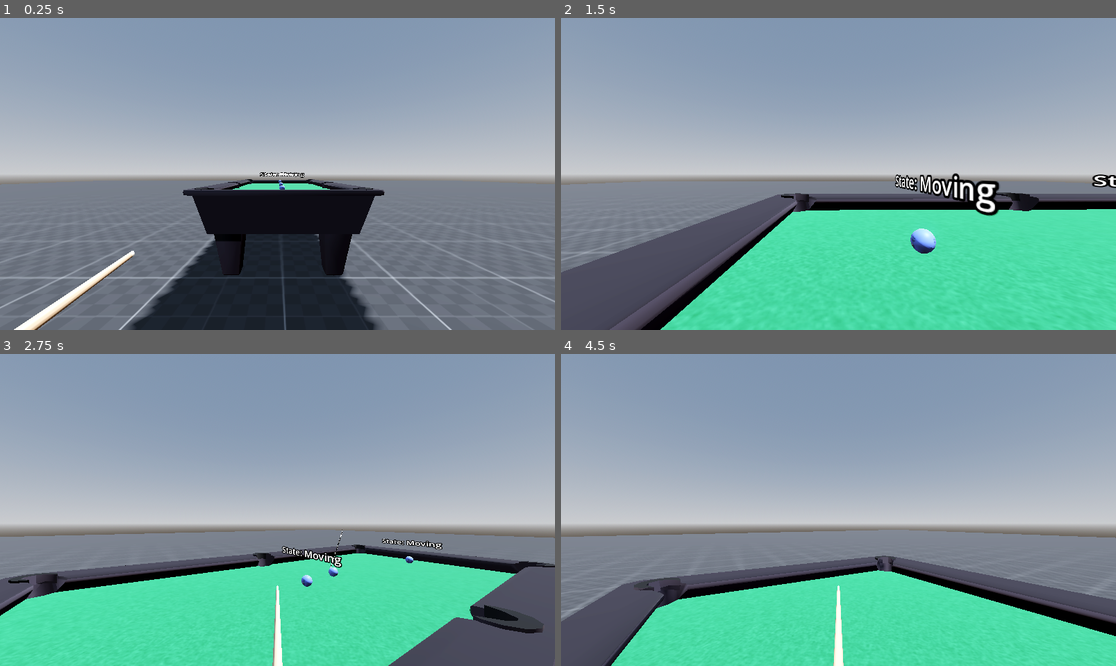
Above: before the commit, frames 1-4 (two rows, left to right).
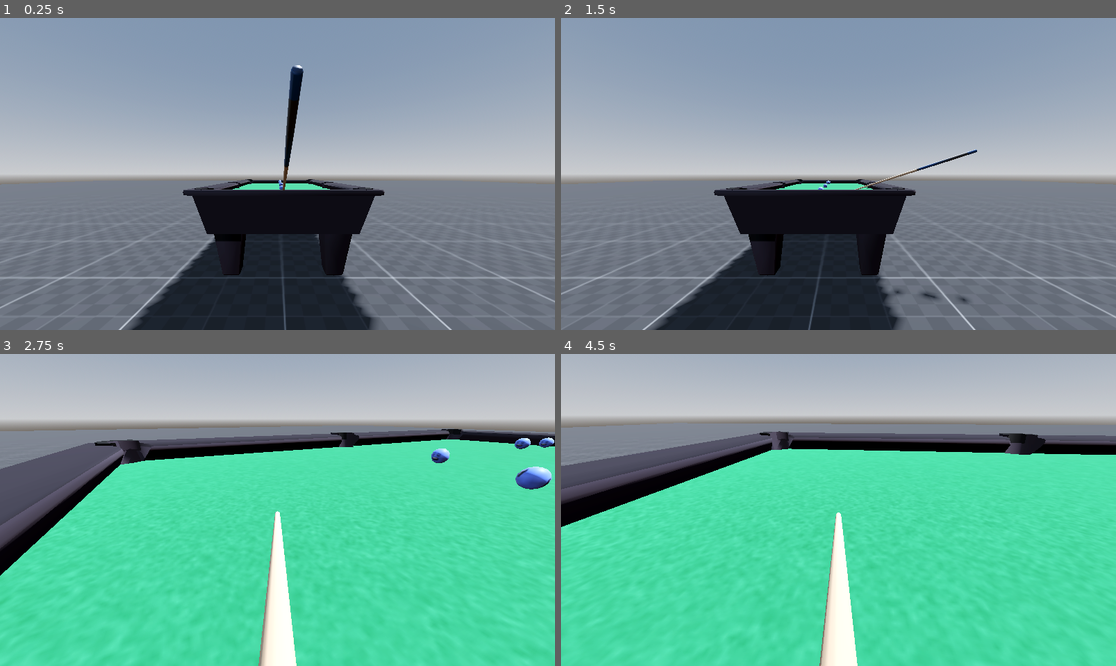
Above: after the commit, the same moments.

Repository: maximosdrr/9-die
Game: Godot game, scene res://Main.tscn
Two runs of this game, one before a commit and one after it. Both use one fixed random seed, a clock stepped at 60 frames per second and the inputs below.
Inputs (mouse positions are in pixels of both pictures, inside the frame that each line leads up to):
- Up to frame 1 (0.25 s): no input
- Up to frame 2 (1.5 s): move the mouse to (960, 158) at 0.52 s; hold D (move_right) 0.53-1.28 s; right-click (960, 158) at 0.6 s; click (960, 158) at 0.67 s; move the mouse to (810, 174) at 1.27 s; hold W (move_forward) from 1.28 s (still down); right-click (810, 174) at 1.35 s
- Up to frame 3 (2.75 s): keep holding W (move_forward); move the mouse to (288, 503) at 2.02 s; tap Shift (can_strike) at 2.1 s; right-click (288, 503) at 2.3 s
- Up to frame 4 (4.5 s): keep holding W (move_forward); move the mouse to (832, 516) at 2.77 s; right-click (832, 516) at 2.85 s; move the mouse to (877, 513) at 3.52 s; right-click (877, 513) at 3.6 s; move the mouse to (794, 506) at 4.27 s; tap Shift (can_strike) at 4.35 s

The runs differ from the first frame. In frame 1, 1.7% of the frame differs, in the area x 2-68%, y 15-100%; in frame 2, 41%; in frame 3, 77%; in frame 4, 81%, in the area x 0-100%, y 0-100%.

Commit message:
feat: add aim scene

Diff:
--- /dev/null
+++ b/Features/Aim/Aim.gd
@@ -0,0 +1,8 @@
+class_name Aim extends Node3D
+
+@onready var camera_pivot: CameraPivot = $CameraPivot
+@onready var camera: Camera3D = $CameraPivot/Camera3D
+@onready var poolstick: Poolstick = $CameraPivot/Camera3D/Poolstick
+
+#func _process(_delta):
+	#poolstick.position.x = camera_pivot.rotation.y
--- /dev/null
+++ b/Features/Aim/Aim.tscn
@@ -0,0 +1,21 @@
+[gd_scene load_steps=4 format=3 uid="uid://dljdykw1pmeq7"]
+
+[ext_resource type="Script" uid="uid://dlcn4h42epso5" path="res://Features/Aim/Aim.gd" id="1_lfw7f"]
+[ext_resource type="Script" uid="uid://b2jkrngg2mldq" path="res://Core/CameraPivot/CameraPivot.gd" id="1_nyqnu"]
+[ext_resource type="PackedScene" uid="uid://dr4okuny0mqw0" path="res://Features/Poolstick/Poolstick.tscn" id="2_lfw7f"]
+
+[node name="Aim" type="Node3D"]
+script = ExtResource("1_lfw7f")
+metadata/_custom_type_script = "uid://dlcn4h42epso5"
+
+[node name="CameraPivot" type="Node3D" parent="." node_paths=PackedStringArray("camera")]
+transform = Transform3D(1, 0, 0, 0, 0.98162717, 0.190809, 0, -0.190809, 0.98162717, 0, 0.069, 0)
+script = ExtResource("1_nyqnu")
+camera = NodePath("Camera3D")
+metadata/_custom_type_script = "uid://b2jkrngg2mldq"
+
+[node name="Camera3D" type="Camera3D" parent="CameraPivot"]
+current = true
+
+[node name="Poolstick" parent="CameraPivot/Camera3D" instance=ExtResource("2_lfw7f")]
+transform = Transform3D(1, 0, 0, 0, 0.17605399, 0.9843804, 0, -0.9843804, 0.17605399, 0, -0.2655713, 1.0465544)
--- a/Features/Balls/Ball.tscn
+++ b/Features/Balls/Ball.tscn
@@ -24,11 +24,9 @@
 
 [node name="Label3D" type="Label3D" parent="."]
 transform = Transform3D(0.41786087, 0, 0, 0, 0.29796404, 0, 0, 0, 1, 0, 0.13728881, 0)
+visible = false
 text = "XXXXXX
 XXXX"
-
-[node name="PoolstickRespawnPosition" type="Marker3D" parent="."]
-transform = Transform3D(1, 0, 0, 0, 1, 0, 0, 0, 1, 0, 0.0077421963, 0.22034985)
 
 [node name="StateMachine" type="Node3D" parent="."]
 script = ExtResource("2_eusg5")
--- a/Features/Player/Player.tscn
+++ b/Features/Player/Player.tscn
@@ -1,9 +1,8 @@
-[gd_scene load_steps=9 format=3 uid="uid://dq4mwkkjaq18o"]
+[gd_scene load_steps=8 format=3 uid="uid://dq4mwkkjaq18o"]
 
 [ext_resource type="Script" uid="uid://def4sbadiuagc" path="res://Features/Player/Scripts/Player.gd" id="1_wlwl2"]
 [ext_resource type="Script" uid="uid://b2jkrngg2mldq" path="res://Core/CameraPivot/CameraPivot.gd" id="2_bd6kk"]
 [ext_resource type="Script" uid="uid://c4pej4f3ph1k7" path="res://Core/StateMachine/StateMachine.gd" id="6_4uqpi"]
-[ext_resource type="PackedScene" uid="uid://dr4okuny0mqw0" path="res://Features/Poolstick/Poolstick.tscn" id="6_wlwl2"]
 [ext_resource type="Script" uid="uid://cheubfr7g8jw5" path="res://Features/Player/Scripts/States/Aiming.gd" id="7_yu112"]
 [ext_resource type="Script" uid="uid://dxb8qlkelpfdw" path="res://Features/Player/Scripts/States/Idle.gd" id="8_yu112"]
 
@@ -15,7 +14,7 @@
 
 [node name="Player" type="CharacterBody3D" node_paths=PackedStringArray("poolstick")]
 script = ExtResource("1_wlwl2")
-poolstick = NodePath("Body/CameraPivot/PlayerCamera/Poolstick")
+poolstick = NodePath("")
 metadata/_custom_type_script = "uid://def4sbadiuagc"
 
 [node name="CollisionShape3D" type="CollisionShape3D" parent="."]
@@ -39,10 +38,6 @@
 transform = Transform3D(1.616196, 0, 0, 0, 1.6458532, 0, 0, 0, 2.2275264, 0, -5.9604645e-08, 2.9802322e-08)
 current = true
 
-[node name="Poolstick" parent="Body/CameraPivot/PlayerCamera" node_paths=PackedStringArray("player") instance=ExtResource("6_wlwl2")]
-transform = Transform3D(1, 0, 0, 0, 0.087155834, 1.348266, 0, -0.7360593, 0.08715575, -0.34030536, -0.31455195, 0.60222334)
-player = NodePath("../../../..")
-
 [node name="StateMachine" type="Node3D" parent="."]
 script = ExtResource("6_4uqpi")
 metadata/_custom_type_script = "uid://c4pej4f3ph1k7"
--- a/Features/Player/Scripts/States/Aiming.gd
+++ b/Features/Player/Scripts/States/Aiming.gd
@@ -3,52 +3,23 @@
 class_name PlayerAimingState
 
 @export var player: Player
-@export var poolstick_initial_distance = 0.3
-
-var player_original_parent: Node3D = null
 
 func _init() -> void:
 	self.type = State.Type.AIMING
 
-func _ready() -> void:
-	player_original_parent = player.get_parent()
-
 func enter(_metadata: Dictionary[Variant, Variant]):
+	player.hide()
 	player.set_physics_process(false)
-	player.collision_shape.disabled = true
-	player.reparent(player.table.poolstick_respawn_marker)
-
-	_adjust_positions(true)
-	_setup_camera_pivot(true)
+	player.player_camera.current = false
+	player.table.aim.camera.current = true
+	player.table.aim.camera_pivot.rotation_target = player.table.ball_stop_position
+	player.table.aim.poolstick.cue_ball = player.table.cue_ball
 
 func exit(_metadata: Dictionary[Variant, Variant]):
-	player.set_physics_process(true)
-	player.collision_shape.disabled = false
-	player.reparent(player_original_parent)
-
-	_adjust_positions(false)
-	_setup_camera_pivot(false)
+	player.player_camera.current = true
+	player.table.aim.camera.current = false
 
 func process(_delta: float) -> void:
 	if Input.is_action_just_pressed("aim"):
 		state_machine.change_state(State.Type.IDLE, {})
 		return
-
-func _adjust_positions(state_is_entering: bool):
-	if state_is_entering:
-		player.position = Vector3(0, 0, 1)
-		player.poolstick.position = Vector3(0, -0.3, poolstick_initial_distance)
-		player.poolstick.rotation_degrees = Vector3(-90, 0, 0)
-	else:
-		player.position = Vector3(0, 0, 2)
-		player.poolstick.position = Vector3(-0.55, 0, 0.91)
-		player.poolstick.rotation_degrees = Vector3(-85, 0, 0)
-
-func _setup_camera_pivot(state_is_entering: bool):
-	var table = player.table
-	if state_is_entering:
-		player.camera_pivot.rotation_x_enabled = false
-		player.camera_pivot.rotation_target = table.poolstick_respawn_marker
-	else:
-		player.camera_pivot.rotation_x_enabled = true
-		player.camera_pivot.rotation_target = null
--- a/Features/Poolstick/Scripts/Poolstick.gd
+++ b/Features/Poolstick/Scripts/Poolstick.gd
@@ -1,19 +1,19 @@
 class_name Poolstick extends Node3D
 
 @export var poolstick_body: Node3D
-@export var player: Player
+@export var cue_ball: Ball = null:
+	set(value):
+		cue_ball = value
 
 func _unhandled_input(event: InputEvent) -> void:
 	if event.is_action_released("can_strike"):
 		_execute_strike()
 
 func _execute_strike() -> void:
-	var target_ball = player.table.reference_ball
-
 	var _current_power = 0.6
 	if _current_power <= 0.1:
 		return
 
-	var strike_direction = (target_ball.global_position - poolstick_body.global_position).normalized()
+	var strike_direction = (cue_ball.global_position - poolstick_body.global_position).normalized()
 	strike_direction.y = 0
-	target_ball.strike(strike_direction, _current_power)
+	cue_ball.strike(strike_direction, _current_power)
--- a/Features/Tables/Table.gd
+++ b/Features/Tables/Table.gd
@@ -1,28 +1,29 @@
 class_name Table extends StaticBody3D
 
-@onready var poolstick_respawn_marker: Marker3D = $PoolstickRespawnMarker
+@onready var ball_stop_position: Marker3D = $BallStopPosition
+@onready var aim: Aim = $BallStopPosition/Aim
 
-@export var reference_ball: Ball
+@export var cue_ball: Ball
 @export var stop_speed_threshold: float = 0.05
 
 
 func _physics_process(_delta: float) -> void:
-	if reference_ball == null or poolstick_respawn_marker == null:
+	if cue_ball == null or ball_stop_position == null:
 		return
 
-	if reference_ball.state_machine.current.type == State.Type.IDLE:
+	if cue_ball.state_machine.current.type == State.Type.IDLE:
 		_move_marker_below_ball()
 
 func _move_marker_below_ball() -> void:
-	var origin := reference_ball.global_position
+	var origin := cue_ball.global_position
 	var to := origin + Vector3.DOWN * 10.0
 
 	var params := PhysicsRayQueryParameters3D.create(origin, to)
-	params.exclude = [reference_ball.get_rid()]
+	params.exclude = [cue_ball.get_rid()]
 
 	var hit := get_world_3d().direct_space_state.intersect_ray(params)
 
 	if hit.is_empty():
-		poolstick_respawn_marker.global_position = origin + Vector3.DOWN * 0.2
+		ball_stop_position.global_position = origin + Vector3.DOWN * 0.2
 	else:
-		poolstick_respawn_marker.global_position = hit.position + Vector3.UP * 0.01
+		ball_stop_position.global_position = hit.position + Vector3.UP * 0.01
--- a/Features/Tables/Table.tscn
+++ b/Features/Tables/Table.tscn
@@ -1,7 +1,9 @@
-[gd_scene load_steps=9 format=4 uid="uid://clmvlocym2bdk"]
+[gd_scene load_steps=11 format=4 uid="uid://clmvlocym2bdk"]
 
 [ext_resource type="Texture2D" uid="uid://dmsym4plkr834" path="res://Assets/PoolTable/PoolTable_table_base_color.png" id="1_uhai5"]
 [ext_resource type="Script" uid="uid://c2r67kx8wl0t0" path="res://Features/Tables/Table.gd" id="1_yw68k"]
+[ext_resource type="PackedScene" uid="uid://bmurvtfl5aw4" path="res://Assets/Balls/Prototype/BallExample.glb" id="4_755by"]
+[ext_resource type="PackedScene" uid="uid://dljdykw1pmeq7" path="res://Features/Aim/Aim.tscn" id="4_jmx65"]
 
 [sub_resource type="PhysicsMaterial" id="PhysicsMaterial_uhai5"]
 friction = 0.5
@@ -90,5 +92,16 @@
 transform = Transform3D(-4.3708987e-08, 4.577362e-10, -1, 0.010471783, 0.99994516, 0, 0.9999451, -0.010471784, -4.371139e-08, -0.001351729, 0.7829933, -1.2038486)
 shape = SubResource("BoxShape3D_uhai5")
 
-[node name="PoolstickRespawnMarker" type="Marker3D" parent="."]
-transform = Transform3D(1, 0, 0, 0, 1, 0, 0, 0, 1, 0, 0.7636592, 0)
+[node name="BallStopPosition" type="Marker3D" parent="."]
+transform = Transform3D(1, 0, 0, 0, 1, 0, 0, 0, 1, 0, 0.82224035, 0)
+
+[node name="Aim" parent="BallStopPosition" instance=ExtResource("4_jmx65")]
+transform = Transform3D(0.99999994, 0, 2.9802322e-08, 0, 1, -3.7252903e-09, 0, 0, 1, 0, 0.18511128, 0.51878214)
+
+[node name="Camera3D" parent="BallStopPosition/Aim/CameraPivot" index="0"]
+transform = Transform3D(1, 1.4503922e-08, -2.6034874e-08, 0, 0.9503964, 0.31104138, 0, -0.31104138, 0.9503964, 0, -0.102549195, -0.019933552)
+
+[node name="BallExample" parent="." instance=ExtResource("4_755by")]
+transform = Transform3D(1, 0, 0, 0, 1, 0, 0, 0, 1, -0.0020167232, 0.7946648, -0.65091634)
+
+[editable path="BallStopPosition/Aim"]
--- a/Levels/PrototypeLevel/Prototype.tscn
+++ b/Levels/PrototypeLevel/Prototype.tscn
@@ -49,8 +49,8 @@
 transform = Transform3D(1, 0, 0, 0, 1, 0, 0, 0, 1, 0.036132813, 0.0048828125, 0.10045624)
 shape = SubResource("BoxShape3D_b7m75")
 
-[node name="GreenTable" parent="." node_paths=PackedStringArray("reference_ball") instance=ExtResource("2_5rn6i")]
-reference_ball = NodePath("PrototypeBall")
+[node name="GreenTable" parent="." node_paths=PackedStringArray("cue_ball") instance=ExtResource("2_5rn6i")]
+cue_ball = NodePath("PrototypeBall")
 
 [node name="PrototypeBall" parent="GreenTable" instance=ExtResource("3_4e5w7")]
 transform = Transform3D(1, 0, 0, 0, 1, 0, 0, 0, 1, 0, 1, 0.8)
--- a/Main.tscn
+++ b/Main.tscn
@@ -5,3 +5,4 @@
 [node name="Main" type="Node3D"]
 
 [node name="Prototype" parent="." instance=ExtResource("1_glv2v")]
+transform = Transform3D(1, 0, 0, 0, 1, 0, 0, 0, 1, 1.0067612, -0.83347034, -0.27386117)
Not shown, added: Features/Aim/Aim.gd.uid
